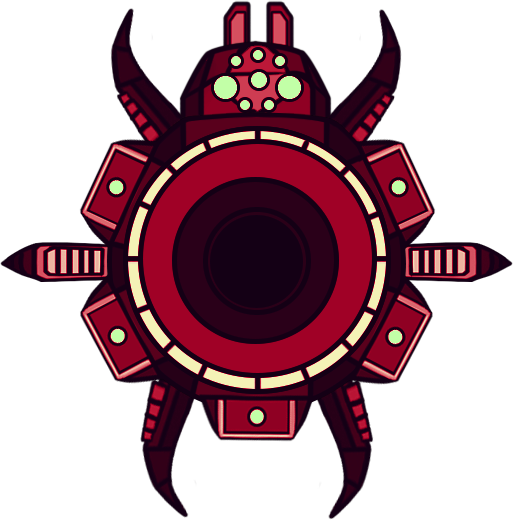
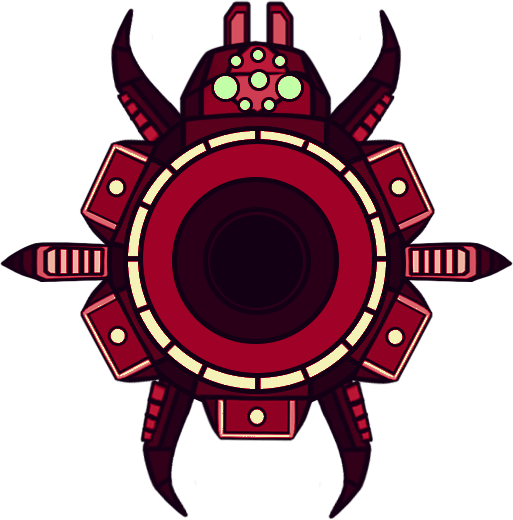
Layers edited between the first and the second 513 x 520 image:
added layer "Capa 8" in group "Final" over [85,131,430,437]
